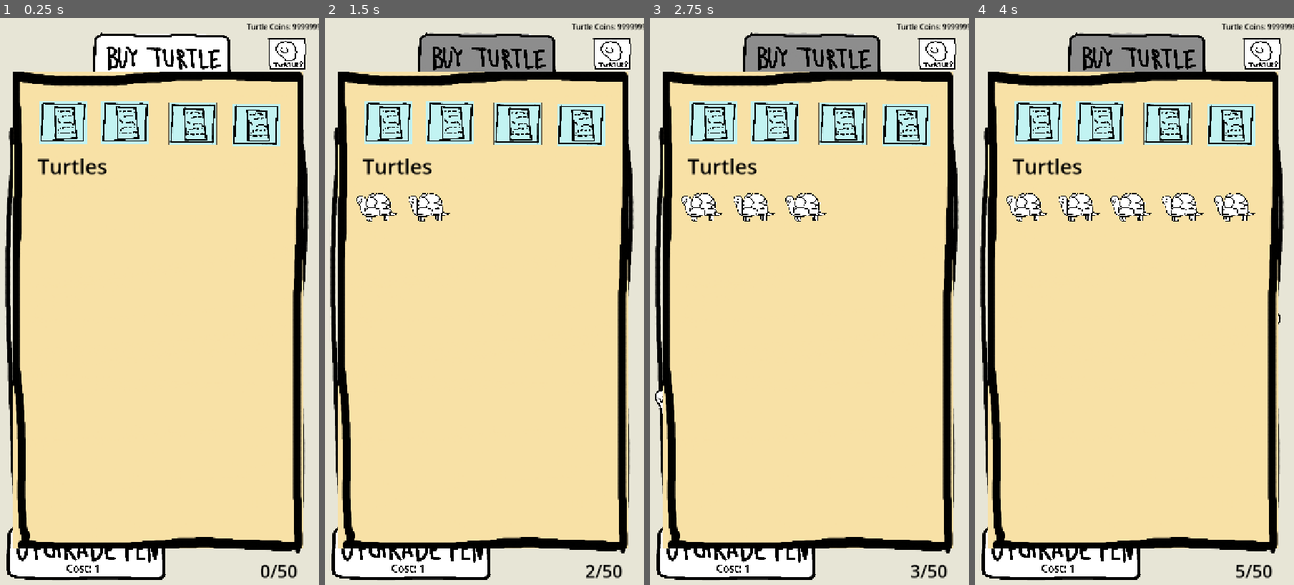
Above: before the commit, frames 1-4 (left to right).
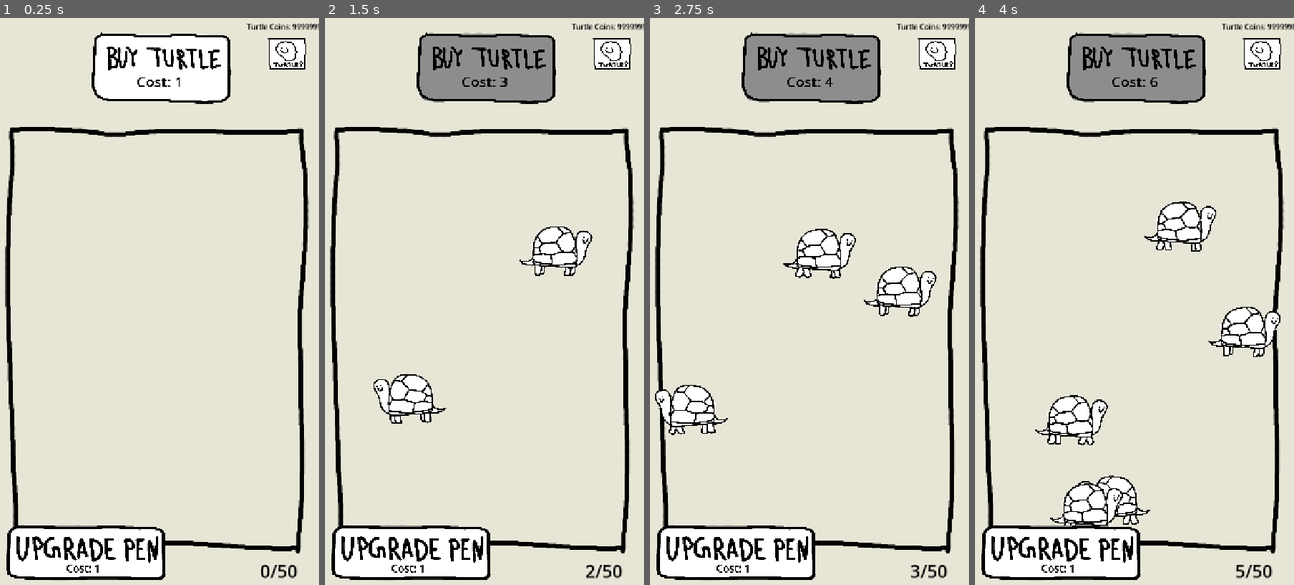
Above: after the commit, the same moments.

Repository: vsen2/turtleTower
Game: Godot game, scene res://main.tscn
Two runs of this game, one before a commit and one after it. Both use one fixed random seed, a clock stepped at 60 frames per second and the inputs below. This scene is started directly instead of the project's main scene.
Inputs:
- Up to frame 1 (0.25 s): no input
- Up to frame 2 (1.5 s): click "Cost: 1" at 0.5 s; click "Cost: 2" at 1.25 s
- Up to frame 3 (2.75 s): click "Cost: 3" at 2 s
- Up to frame 4 (4 s): click "Cost: 4" at 2.75 s; click "Cost: 5" at 3.5 s

The runs differ from the first frame. In frame 1, 76% of the frame differs, in the area x 4-96%, y 9-94%; in frame 2, 76%; in frame 3, 75%; in frame 4, 75%.

Commit message:
added customer turtle timer and lets them make a purchase

Diff:
--- a/buyRegister.gd
+++ b/buyRegister.gd
@@ -1,5 +1,6 @@
 extends TextureButton
 @export var targetNode: CanvasItem
+@export var turtleUI: Control
 
 # Called when the node enters the scene tree for the first time.
 func _ready() -> void:
@@ -13,5 +14,7 @@
 func _on_pressed() -> void:
 	if true:
 		targetNode.modulate = "ffffff"
+		if turtleUI:
+			turtleUI.visible = true
 		targetNode.set("unlocked", true)
-		queue_free()
+		visible = false
--- a/cashRegister.gd
+++ b/cashRegister.gd
@@ -3,28 +3,74 @@
 @export var customer_spawn_offset: Vector2 = Vector2(0, 32)
 @export var customer_turtle_scene: PackedScene = preload("res://customerTurtle.tscn")
 
+
+
 var unlocked: bool = false
-var hasWorker: bool = true
-var hasTurtle: bool = false
+var hasWorker: bool = false
+
+signal worker_status_changed(hasWorker: bool)
+
+var customer_timer: Timer
+var timer_label: Label
+
+@export var waitTime: = 10.0
 
 # Called when the node enters the scene tree for the first time.
 func _ready() -> void:
-	pass # Replace with function body.
+	z_index = 10
+	customer_timer = Timer.new()
+	customer_timer.wait_time = waitTime   # delay
+	customer_timer.one_shot = false   # Set to false so it repeats continuously
+	customer_timer.autostart = false
+	customer_timer.timeout.connect(_on_customer_timer_timeout)
+	add_child(customer_timer)
+
+	timer_label = Label.new()
+	timer_label.text = ""
+	timer_label.horizontal_alignment = HORIZONTAL_ALIGNMENT_CENTER
+	timer_label.vertical_alignment = VERTICAL_ALIGNMENT_CENTER
+
+	# Center the label above the register (adjust offset if needed)
+	timer_label.size = Vector2(120, 24)
+	timer_label.position = Vector2(-timer_label.size.x / 2.0, -45)
+
+	# Give text an outline so it's easily readable against background sprites
+	timer_label.add_theme_color_override("font_color", Color.BLACK)
+	timer_label.add_theme_constant_override("outline_size", 4)
+	timer_label.visible = false
+	add_child(timer_label)
+
 
 # Called every frame. 'delta' is the elapsed time since the previous frame.
 func _process(delta: float) -> void:
-	if(can_accept_customer()):
-		spawn_customer_turtle()
-		hasTurtle = true
+	if can_run_timer():
+		# Show the label
+		if timer_label:
+			timer_label.z_index = 13
+			timer_label.top_level = true
+			timer_label.visible = true
+			timer_label.text = "%.1fs" % customer_timer.time_left
+			timer_label.add_theme_font_size_override("font_size", 25)
+			timer_label.global_position = global_position + Vector2(250, -166)
+
+		# Start the timer only if it isn't already running
+		if customer_timer.is_stopped():
+			customer_timer.start()
+	else:
+		customer_timer.wait_time = waitTime
+
 
 func can_accept_customer() -> bool:
-	return unlocked and hasWorker and !hasTurtle
+	return unlocked and hasWorker
+
+func can_run_timer():
+	return unlocked and hasWorker
+
+func _on_customer_timer_timeout() -> void:
+	spawn_customer_turtle()
 
 func spawn_customer_turtle() -> void:
-	if not customer_turtle_scene:
-		return
-
-	# Instantiate the customer turtle
+	if not customer_turtle_scene: return
 	var customer = customer_turtle_scene.instantiate()
 
 	# Find the right edge of the screen using the viewport
--- a/customerTurtle.gd
+++ b/customerTurtle.gd
@@ -1,12 +1,15 @@
 extends Area2D
 
-@export var speed: float = 80.0
+@export var speed: float = 300.0
+@export var coins_reward: int = 10
+
 @onready var sprite: AnimatedSprite2D = $AnimatedSprite2D
 @onready var collision_shape: CollisionShape2D = $CollisionShape2D
 
 var target_x: float = 0.0
 var has_reached_target: bool = false
 var turtle_radius: float = 16.0
+var earnedMoney = false
 
 func _ready() -> void:
 	sprite.play("default")
@@ -18,17 +21,44 @@
 		sprite.flip_h = false
 
 func _physics_process(delta: float) -> void:
-	if has_reached_target:
-		return
-
 	# Move left toward the target
 	global_position.x -= speed * delta
 
 	# Check if it has arrived at or passed the first quarter mark
 	if global_position.x <= target_x:
 		global_position.x = target_x
-		has_reached_target = true
 		_on_target_reached()
 
+	if global_position.x < -100:
+		queue_free()
+
 func _on_target_reached() -> void:
-	pass
+	await get_tree().create_timer(2.0).timeout
+	if !earnedMoney:
+		earnedMoney = true
+		spawn_coin_label(coins_reward)
+	target_x = -1000
+
+
+func spawn_coin_label(amount: int) -> void:
+	var label = Label.new()
+	label.text = "+%d coins" % amount
+
+	# Set position: turtle's position + 50x, -50y
+	label.global_position = global_position + Vector2(50, -75)
+
+	# Style the label (Gold color with a dark outline)
+	label.add_theme_color_override("font_color", Color(1.0, 0.84, 0.0)) # Gold
+	label.add_theme_color_override("font_outline_color", Color.BLACK)
+	label.add_theme_constant_override("outline_size", 4)
+	label.add_theme_font_size_override("font_size", 25)
+	label.z_index = 30  # Render on top of turtles and buildings
+
+	# Add to the parent scene so it doesn't move with the turtle when it walks away
+	get_parent().add_child(label)
+
+	# Float upward and fade out over 1.2 seconds, then delete itself
+	var tween = create_tween().set_parallel(true)
+	tween.tween_property(label, "global_position:y", label.global_position.y - 25.0, 0.8)
+	tween.tween_property(label, "modulate:a", 0.0, 0.8)
+	tween.chain().tween_callback(label.queue_free)
--- a/customerTurtle.tscn
+++ b/customerTurtle.tscn
@@ -34,6 +34,7 @@
 shape = SubResource("RectangleShape2D_6snss")
 
 [node name="AnimatedSprite2D" type="AnimatedSprite2D" parent="." unique_id=669674736]
+z_index = 11
 position = Vector2(13, -1)
 rotation = -0.005483886
 scale = Vector2(0.10383152, 0.10350519)
--- a/main.tscn
+++ b/main.tscn
@@ -164,7 +164,8 @@
 scale = Vector2(0.38928574, 0.26820475)
 texture = ExtResource("7_vivmo")
 
-[node name="addRegister1" type="TextureButton" parent="STORE" unique_id=2073438634 node_paths=PackedStringArray("targetNode")]
+[node name="addRegister1" type="TextureButton" parent="STORE" unique_id=2073438634 node_paths=PackedStringArray("targetNode", "turtleUI")]
+z_index = 11
 layout_mode = 0
 offset_left = 64.0
 offset_top = 1555.0
@@ -175,8 +176,10 @@
 texture_hover = ExtResource("10_2cqfq")
 script = ExtResource("11_yaehf")
 targetNode = NodePath("../CashRegister1")
-
-[node name="addRegister2" type="TextureButton" parent="STORE" unique_id=1546708164 node_paths=PackedStringArray("targetNode")]
+turtleUI = NodePath("../../CanvasLayer/TurtleUI")
+
+[node name="addRegister2" type="TextureButton" parent="STORE" unique_id=1546708164 node_paths=PackedStringArray("targetNode", "turtleUI")]
+z_index = 11
 layout_mode = 0
 offset_left = 55.0
 offset_top = 1815.9999
@@ -187,8 +190,10 @@
 texture_hover = ExtResource("10_2cqfq")
 script = ExtResource("11_yaehf")
 targetNode = NodePath("../CashRegister2")
-
-[node name="addRegister3" type="TextureButton" parent="STORE" unique_id=277414394 node_paths=PackedStringArray("targetNode")]
+turtleUI = NodePath("../../CanvasLayer/TurtleUI")
+
+[node name="addRegister3" type="TextureButton" parent="STORE" unique_id=277414394 node_paths=PackedStringArray("targetNode", "turtleUI")]
+z_index = 11
 layout_mode = 0
 offset_left = 59.999996
 offset_top = 2082.0
@@ -199,8 +204,10 @@
 texture_hover = ExtResource("10_2cqfq")
 script = ExtResource("11_yaehf")
 targetNode = NodePath("../CashRegister3")
-
-[node name="addRegister4" type="TextureButton" parent="STORE" unique_id=23590649 node_paths=PackedStringArray("targetNode")]
+turtleUI = NodePath("../../CanvasLayer/TurtleUI")
+
+[node name="addRegister4" type="TextureButton" parent="STORE" unique_id=23590649 node_paths=PackedStringArray("targetNode", "turtleUI")]
+z_index = 11
 layout_mode = 0
 offset_left = 56.0
 offset_top = 2355.0
@@ -211,6 +218,7 @@
 texture_hover = ExtResource("10_2cqfq")
 script = ExtResource("11_yaehf")
 targetNode = NodePath("../CashRegister4")
+turtleUI = NodePath("../../CanvasLayer/TurtleUI")
 
 [node name="turtleCount" type="Label" parent="." unique_id=1950608965]
 offset_left = 589.0
@@ -289,6 +297,7 @@
 text = "Cost: XXX"
 
 [node name="TurtleUI" type="Control" parent="CanvasLayer" unique_id=815006092]
+visible = false
 layout_mode = 3
 anchors_preset = 0
 offset_right = 40.0
--- a/mainGame.gd
+++ b/mainGame.gd
@@ -17,8 +17,7 @@
 @onready var towerUI: Control = $CanvasLayer/TowerUI
 @onready var grid: GridContainer = $CanvasLayer/TurtleUI/scrollContainer/turtleGrid
 @onready var turtleUI: Control = $CanvasLayer/TurtleUI
-@onready var registers: Array[Node2D] = [$STORE/CashRegister1, $STORE/CashRegister2, $STORE/CashRegister3, $STORE/CashRegister4
-]
+@onready var registers: Array[Node2D] = [$STORE/CashRegister1, $STORE/CashRegister2, $STORE/CashRegister3, $STORE/CashRegister4]
 
 var turtleCoins: int = 99999999
 var penSpaceCost: int = 1
@@ -27,6 +26,7 @@
 var turtleMax: int = 50
 var floorLevel: int = 0
 var customer_timer: Timer
+
 
 func _ready() -> void:
 	pass
@@ -84,7 +84,7 @@
 		)
 
 		add_child(new_turtle)
-		add_turtle_icon_to_grid()
+		add_turtle_icon_to_grid(new_turtle)
 
 func _on_addPenSpace_pressed() -> void:
 	if turtleCoins >= penSpaceCost:
@@ -101,10 +101,66 @@
 func _on_changeTurtles_pressed() -> void:
 	turtleUI.visible = !turtleUI.visible
 
-func add_turtle_icon_to_grid() -> void:
-	var icon = TextureRect.new()
-	icon.texture = turtle_icon
-	icon.custom_minimum_size = Vector2(96, 96)
-	icon.expand_mode = TextureRect.EXPAND_IGNORE_SIZE
-	icon.stretch_mode = TextureRect.STRETCH_KEEP_ASPECT_CENTERED
-	grid.add_child(icon)
+func add_turtle_icon_to_grid(turtle_ref: Node2D) -> void:
+	# Container to stack the icon and label vertically
+	var item_container = VBoxContainer.new()
+	item_container.alignment = BoxContainer.ALIGNMENT_CENTER
+
+	# Turtle Icon Button
+	var btn = TextureButton.new()
+	btn.texture_normal = turtle_icon
+	btn.custom_minimum_size = Vector2(96, 96)
+	btn.ignore_texture_size = true
+	btn.stretch_mode = TextureButton.STRETCH_KEEP_ASPECT_CENTERED
+
+	# Label showing current assignment
+	var status_label = Label.new()
+	status_label.text = "Idle"
+	status_label.horizontal_alignment = HORIZONTAL_ALIGNMENT_CENTER
+	status_label.add_theme_color_override("font_color", Color.BLACK)
+
+	# Give the turtle node a reference to its label so it can update it
+	turtle_ref.status_label = status_label
+
+	# Connect button press
+	btn.pressed.connect(_on_turtle_icon_selected.bind(turtle_ref))
+
+	# Assemble hierarchy
+	item_container.add_child(btn)
+	item_container.add_child(status_label)
+	grid.add_child(item_container)
+
+func _on_turtle_icon_selected(turtle: Node2D) -> void:
+	if not is_instance_valid(turtle):
+		return
+
+	# Close the turtle menu
+	turtleUI.visible = false
+
+	# Move turtle to an available cash register or the store area
+	if !turtle.current_job == null:
+		turtle.return_to_pen(get_pen_bounds())
+	else:
+		assign_turtle_to_store(turtle)
+
+func assign_turtle_to_store(turtle: Node2D) -> void:
+	var target_spot: Vector2 = Vector2.ZERO
+	var chosen_register: Node2D = null
+	var register_number: int = -1
+
+	for i in registers.size():
+		print(registers[i].hasWorker)
+		print(registers[i].unlocked)
+		if is_instance_valid(registers[i]) and not registers[i].hasWorker and registers[i].unlocked:
+			print("works")
+			target_spot = registers[i].global_position
+			chosen_register = registers[i]
+			register_number = i + 1  # 1-based index (Register 1, Register 2, etc.)
+			target_spot.x -= 200
+			target_spot.y -= 60
+			break
+	if chosen_register != null:
+		chosen_register.hasWorker = true
+		turtle.send_to_station(target_spot, register_number, chosen_register)
+	else:
+		print("All registers are full!")
--- a/turtleCode.gd
+++ b/turtleCode.gd
@@ -3,9 +3,14 @@
 @export var speed: float = 80.0
 var bounds: Rect2
 
+var current_job: String = "Idle"          # Descriptive name of the job
+var assigned_station: Node2D = null
+
 var direction: Vector2 = Vector2.ZERO
 var is_dragging: bool = false
+var is_assigned_to_store: bool = false
 var drag_offset: Vector2 = Vector2.ZERO
+var status_label: Label = null
 
 @onready var sprite: AnimatedSprite2D = $AnimatedSprite2D
 @onready var collision_shape: CollisionShape2D = $CollisionShape2D
@@ -18,6 +23,7 @@
 	input_event.connect(_on_input_event)
 	_calculate_turtle_size()
 	sprite.play("default")
+	z_index = 5
 
 func _calculate_turtle_size() -> void:
 	# Priority 1: Use CollisionShape2D if present (most accurate)
@@ -37,8 +43,12 @@
 		turtle_radius = max(scaled_size.x, scaled_size.y) / 2.0
 
 func _process(delta: float) -> void:
-	if bounds == Rect2():
+	if is_assigned_to_store:
 		return
+
+	if !is_assigned_to_store:
+		if bounds == Rect2():
+			return
 
 	# Pad inner bounds using the calculated turtle radius
 	var min_x = bounds.position.x + turtle_radius
@@ -81,6 +91,33 @@
 			elif direction.x < 0:
 				sprite.flip_h = false
 
+func send_to_station(target_pos: Vector2, registerNum: int = 1, register_node: Node2D = null) -> void:
+	if is_instance_valid(assigned_station):
+		assigned_station.hasWorker = false
+	print("Inside turtle send_to_station, setting pos from ", global_position, " to ", target_pos)
+	current_job = "Register %d" % registerNum
+	assigned_station = register_node
+	is_assigned_to_store = true
+	global_position = target_pos
+	print(global_position)
+	if status_label:
+		status_label.text = "Working at:\nRegister %d" % registerNum
+
+func return_to_pen(new_bounds: Rect2) -> void:
+	if is_instance_valid(assigned_station):
+		assigned_station.hasWorker = false
+
+	current_job = "Idle"
+	assigned_station = null
+	is_assigned_to_store = false
+
+	bounds = new_bounds
+	is_assigned_to_store = false
+	_pick_random_direction()
+
+	if status_label:
+		status_label.text = "Idle"
+
 func _pick_random_direction() -> void:
 	direction = Vector2.RIGHT.rotated(randf_range(0.0, TAU)).normalized()
 
